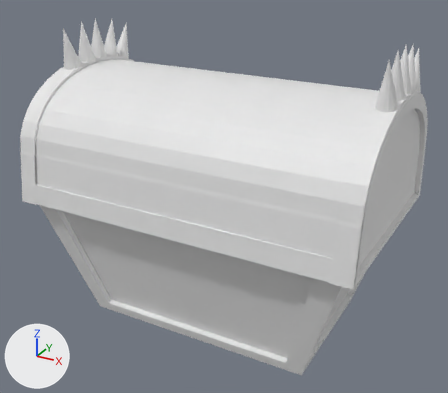
An edit to the Blender file IntoTheHorde/Assets/blender/chest.blend, drawn before and after from the same camera.
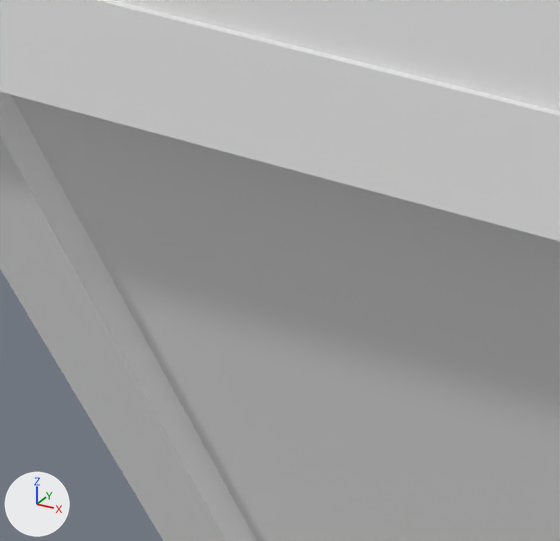
The first picture shows the older version from a camera (50 mm lens) standing at (3.87, -7.11, 4.34) and looking at (0.02, -0.12, 0.84). The close-ups show both versions on the part from 14% to 35% of the width and 50% to 73% of the height of that picture; other places that the commit changed are outside them. Every picture has the same lights, and +X, +Y and +Z are marked at lower left.

The scene before the commit, as lines of its bpy script (objects in view):
```python
me_cube_001 = bpy.data.meshes.new('Cube.001')
me_cube_001.from_pydata(...)  # 72 vertices, 66 faces; spans x -2.28..2.28, y -1.49..1.49, z -1.0..1.0
me_cube_005 = bpy.data.meshes.new('Cube.005')
me_cube_005.from_pydata(...)  # 158 vertices, 148 faces; spans x -1.1..1.1, y -1.2..138.4, z -1.1..12.7
me_cube_006 = bpy.data.meshes.new('Cube.006')
me_cube_006.from_pydata(...)  # 16 vertices, 4 faces; spans x -2.16..2.16, y -1.37..1.37, z -0.84..0.87
ob_chest = bpy.data.objects.new('chest', me_cube_006)
ob_chest.location = (0.0, 0.0, 0.0)
ob_rim = bpy.data.objects.new('rim', me_cube_005)
ob_rim.location = (-0.026, -1.51, 0.953)
ob_rim.rotation_euler = (-0.11, 0.0, 0.0)  # degrees (-6.3, 0, 0)
ob_rim.scale = (2.14, 0.0221, 0.138)
ob_rim_001 = bpy.data.objects.new('rim.001', me_cube_001)
ob_rim_001.location = (0.0, 0.0, 0.0)
# also in view: 'lid' at (0.0, 0.0, 1.61)
```
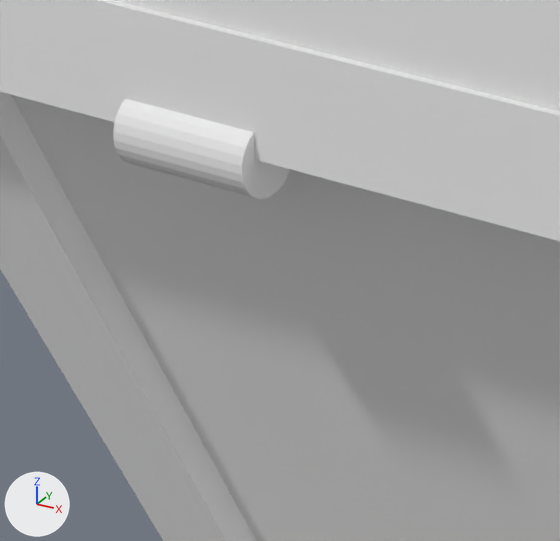
Where the change shows, as pixel boxes [x1, y1, x2, y2] in the close-ups (560 x 541 px):
'hinge', added: after [113, 99, 291, 199]

The edits, one by one:
Mesh me_cylinder_001 is new.
It has 112 vertices, 60 faces and spans x -0.09..0.09, y -0.09..0.09, z -0.18..2.46.
Object 'hinge' (ob_hinge) is new; it shows me_cylinder_001.
Its location is (-1.14, -1.5, 0.8).
Its rotation in degrees is (0, 90, 0).
